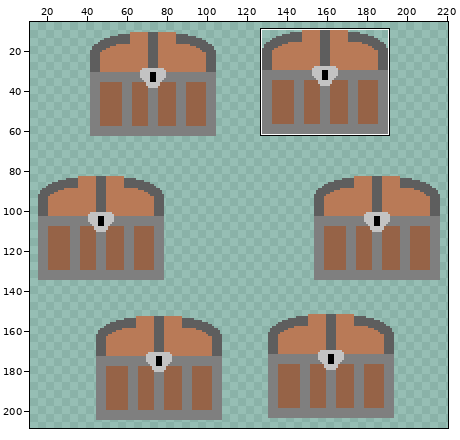
Two versions of one sprite sheet, images/achievements/collector.png. Above: a wide view before the commit, with the close-up outlined.
Close-up. Before the commit:
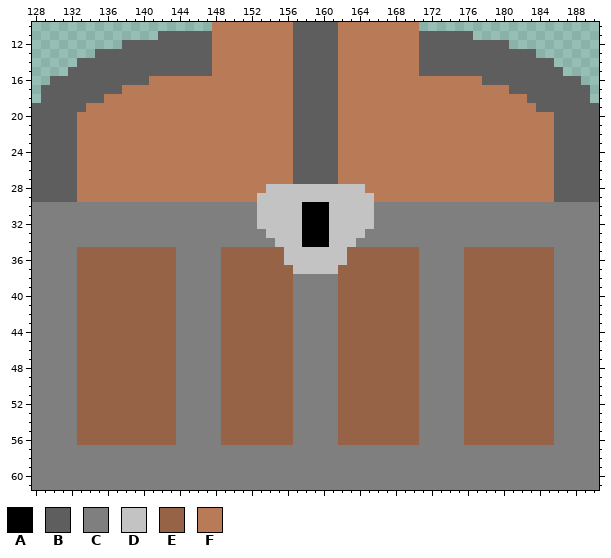
The file is 233x233 pixels. Shown: x 128..190, y 10..61. The wide view leaves out empty margins. The commit also changed other parts of the picture, which this record leaves out.
Palette (. is transparent): A #000000  B #5e5e5e  C #7f7f7f  D #c3c3c3  E #966347  F #b97a57
Now the later version:
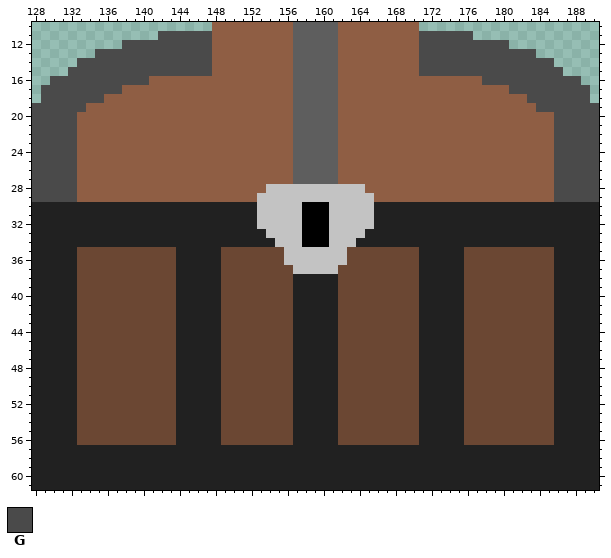
Colours new in this view: G #4a4a4a
Difference:
Colour C changes from #7f7f7f to #212121.
Colour E changes from #966347 to #6b4733.
Colour F changes from #b97a57 to #8f5e44.
The edit turns colour B into colour G in row 11 at x 142 to 147 and 171 to 176; in row 12 at x 138 to 147 and 171 to 180; in row 13 at x 135 to 147 and 171 to 183; in row 14 at x 133 to 147 and 171 to 185; in row 15 at x 132 to 147 and 171 to 186; in row 16 at x 130 to 140 and 178 to 188.
The edit turns colour B into colour G in row 17 at x 129 to 137 and 181 to 189; in row 18 at x 129 to 135 and 183 to 189; in row 19 at x 128 to 133 and 184 to 190; in rows 20 to 29 at x 128 to 132 and 186 to 190.
Where, in picture pixels (left, top, right, bottom), the same in both close-ups:
changed: (32, 22, 599, 490)
